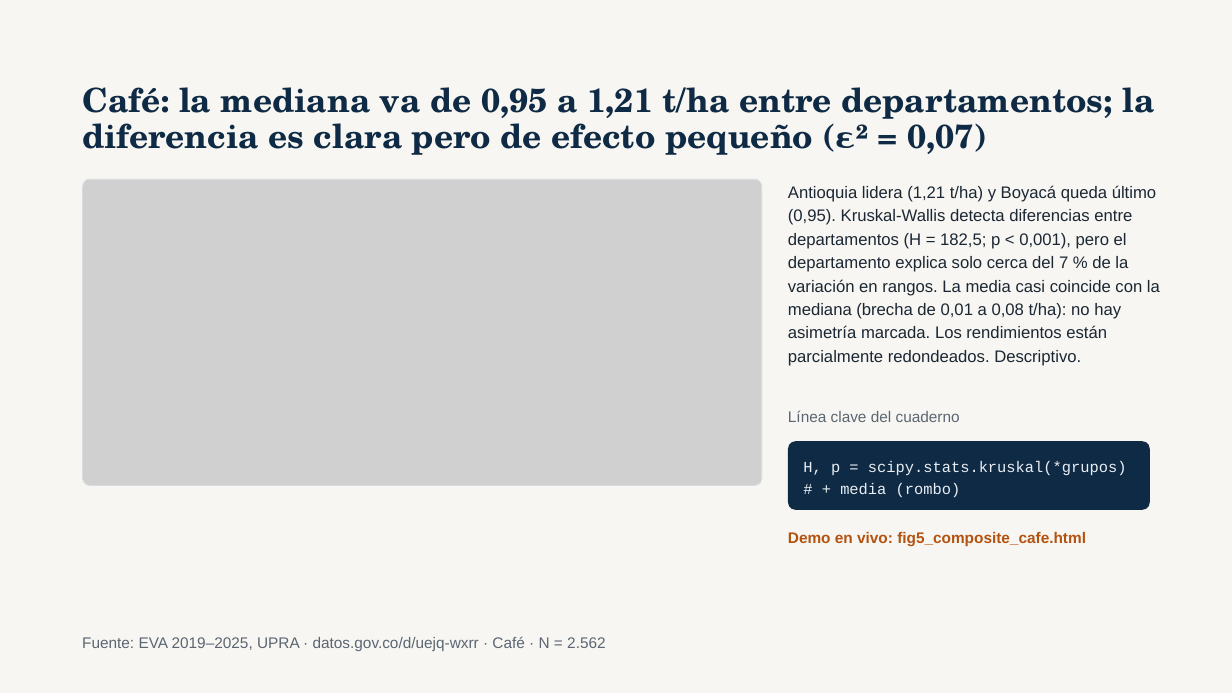
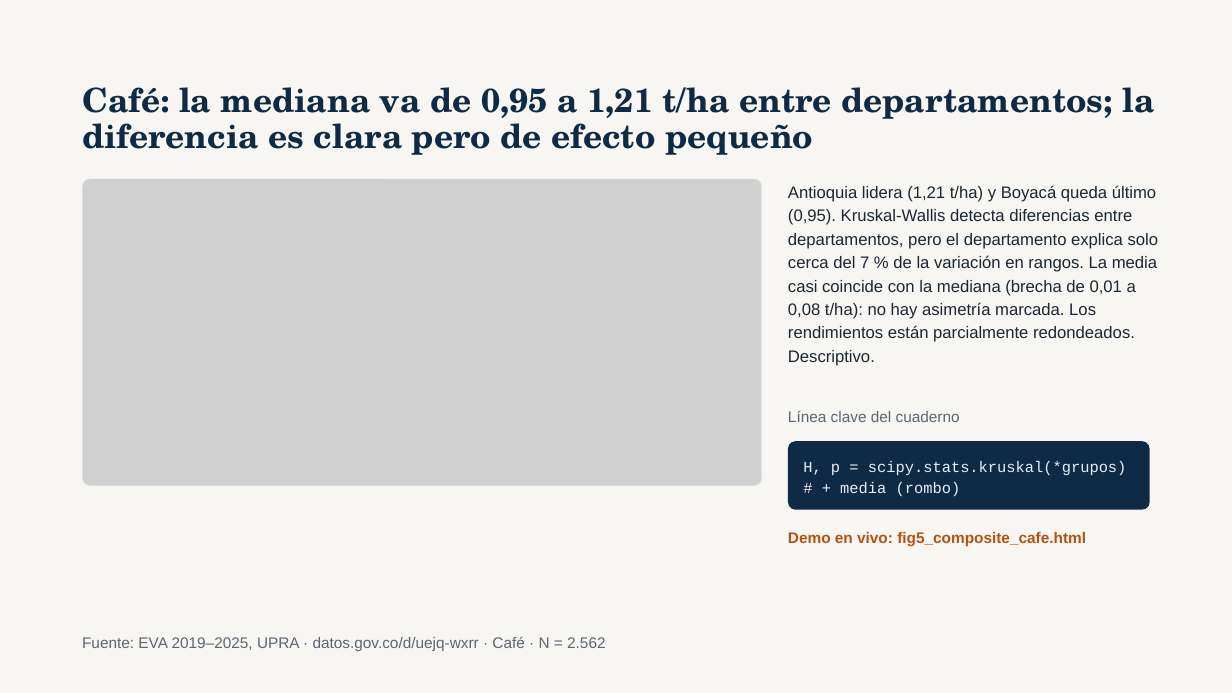
Before and after one commit to Breinersmartinez/statistical-distribution-visualizations, a slide deck: slide 11 of presentation/Cinco variaciones modernas del diagrama de caja y bigotes.pptx. Drawn at 1232x693 pixels with LibreOffice and Linux fonts; fonts in the diff are those of the drawing; grey boxes stand for pictures. Boxes give left, top, right and bottom in pixels: in the first picture for what was removed or moved away, otherwise in the second. Text is boxed around its words. In the diff, an @@ line names an element or a change of style, - is before the commit and + after.

```diff
--- a/presentation/Cinco variaciones modernas del diagrama de caja y bigotes.pptx
+++ b/presentation/Cinco variaciones modernas del diagrama de caja y bigotes.pptx
@@ title at box(82, 87, 1154, 155): text changed @@
-Café: la mediana va de 0,95 a 1,21 t/ha entre departamentos; la diferencia es clara pero de efecto pequeño (ε² = 0,07)
+Café: la mediana va de 0,95 a 1,21 t/ha entre departamentos; la diferencia es clara pero de efecto pequeño
@@ text at box(788, 185, 1159, 366): text changed @@
-Antioquia lidera (1,21 t/ha) y Boyacá queda último (0,95). Kruskal-Wallis detecta diferencias entre departamentos (H = 182,5; p < 0,001), pero el departamento explica solo cerca del 7 % de la variación en rangos. La media casi coincide con la mediana (brecha de 0,01 a 0,08 t/ha): no hay asimetría marcada. Los rendimientos están parcialmente redondeados. Descriptivo.
+Antioquia lidera (1,21 t/ha) y Boyacá queda último (0,95). Kruskal-Wallis detecta diferencias entre departamentos, pero el departamento explica solo cerca del 7 % de la variación en rangos. La media casi coincide con la mediana (brecha de 0,01 a 0,08 t/ha): no hay asimetría marcada. Los rendimientos están parcialmente redondeados. Descriptivo.
```
Also in this commit, not shown: 5 other slides changed.
